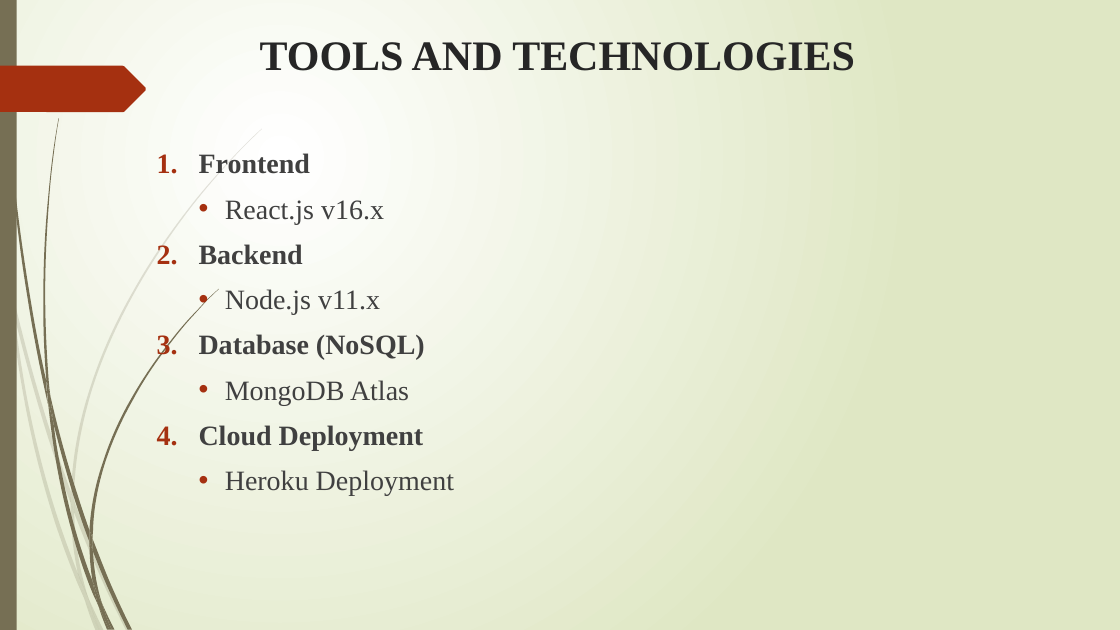
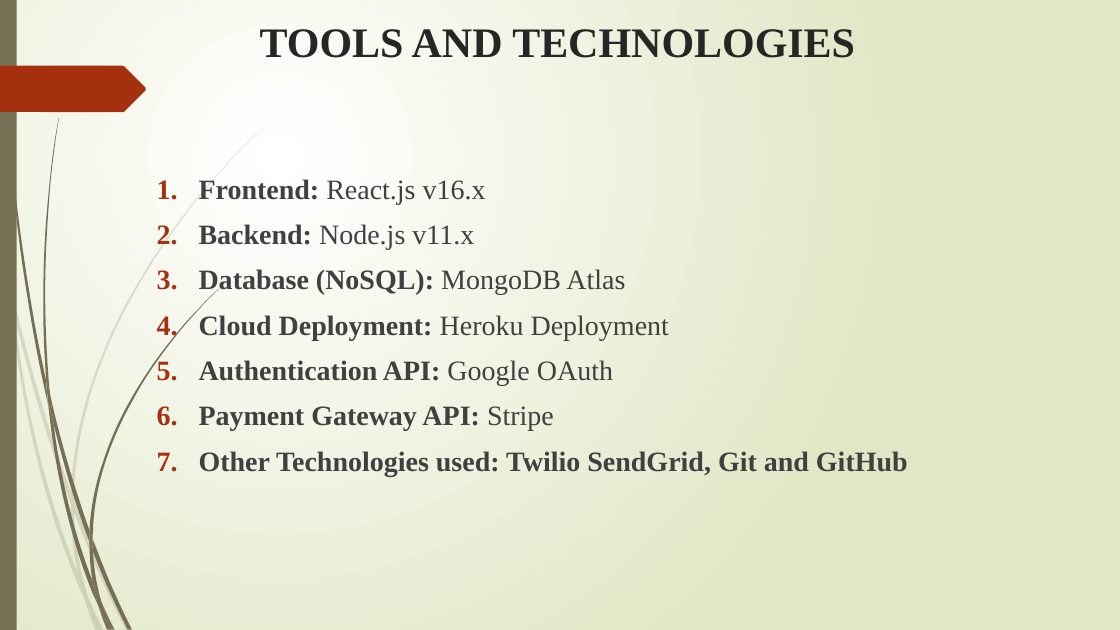
Before and after one commit to vijaykumarrpai/mca-code, a slide deck: slide 5 of 5thSem/Project/Bulk Email Aggregtor_22_10_2019.pptx. Drawn at 1120x630 pixels with LibreOffice and Linux fonts; fonts in the diff are those of the drawing. Boxes give left, top, right and bottom in pixels: in the first picture for what was removed or moved away, otherwise in the second. Text is boxed around its words. In the diff, an @@ line names an element or a change of style, - is before the commit and + after.

```diff
--- a/5thSem/Project/Bulk Email Aggregtor_22_10_2019.pptx
+++ b/5thSem/Project/Bulk Email Aggregtor_22_10_2019.pptx
@@ title "TOOLS AND TECHNOLOGIES": place and size @@
-title "TOOLS AND TECHNOLOGIES" at [260, 42, 855, 71]
+title "TOOLS AND TECHNOLOGIES" at [260, 29, 855, 58]
@@ text at [199, 179, 908, 476]: text changed; bold on @@
-1. Frontend
-  • React.js v16.x
-2. Backend
-  • Node.js v11.x
-3. Database (NoSQL)
-  • MongoDB Atlas
-4. Cloud Deployment
-  • Heroku Deployment
+1. Frontend: React.js v16.x
+2. Backend: Node.js v11.x
+3. Database (NoSQL): MongoDB Atlas
+4. Cloud Deployment: Heroku Deployment
+5. Authentication API: Google OAuth
+6. Payment Gateway API: Stripe
+7. Other Technologies used: Twilio SendGrid, Git and GitHub
```
Also in this commit, not shown: 4 other slides changed, 10 other files.
